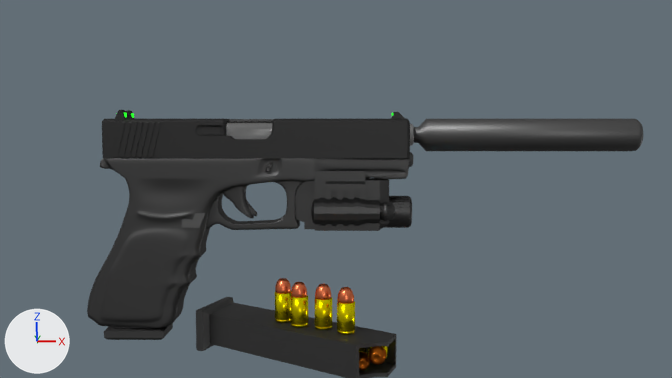
Before and after pictures for a commit that changed the Blender file blender/glock18.blend.
Both versions are drawn from the file's camera 'Camera'. The axes (+X, +Y, +Z) are drawn at lower left. The lights are the same throughout.
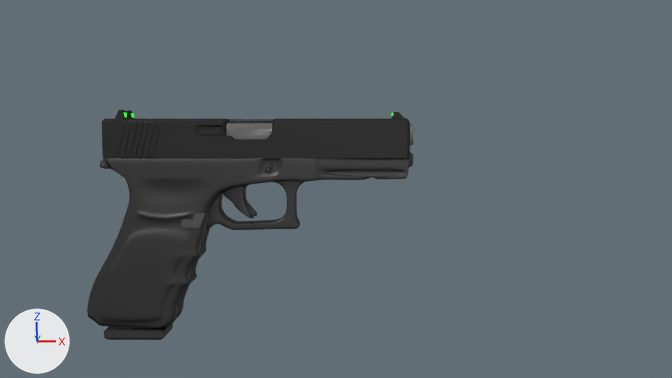
Edits to the bpy script that builds the scene:
```text
Remove ob_cylinder_002:
    ob_cylinder_002 = bpy.data.objects.new('Cylinder.002', me_cylinder_009)
    ob_cylinder_002.location = (1.341, 0.0, 1.716)
    ob_cylinder_002.rotation_euler = (0.0, 1.571, 0.0)  # degrees (0, 90, 0)
    ob_cylinder_002.scale = (0.079, 0.079, 0.079)
Remove ob_cube_005:
    ob_cube_005 = bpy.data.objects.new('Cube.005', me_cube_009)
    ob_cube_005.location = (0.636, -0.003, 1.021)
    ob_cube_005.scale = (0.249, 0.158, 0.249)
Remove ob_cylinder_010:
    ob_cylinder_010 = bpy.data.objects.new('Cylinder.010', me_cylinder_016)
    ob_cylinder_010.location = (0.699, -1.264, 0.229)
    ob_cylinder_010.scale = (-0.0765, -0.0765, -0.0765)
Remove ob_cylinder_011:
    ob_cylinder_011 = bpy.data.objects.new('Cylinder.011', me_cylinder_017)
    ob_cylinder_011.location = (0.697, -1.265, 0.367)
    ob_cylinder_011.scale = (0.0706, 0.0706, 0.0706)
Remove ob_cube_007:
    ob_cube_007 = bpy.data.objects.new('Cube.007', me_cube_011)
    ob_cube_007.location = (-0.389, -0.507, -0.102)
    ob_cube_007.rotation_euler = (-1.571, 0.0, -1.891)  # degrees (-90, 0, -108)
    ob_cube_007.scale = (0.143, 0.143, 0.143)
Remove ob_cylinder_005:
    ob_cylinder_005 = bpy.data.objects.new('Cylinder.005', me_cylinder_018)
    ob_cylinder_005.location = (0.963, -1.468, -0.061)
    ob_cylinder_005.rotation_euler = (-1.571, 0.0, -3.238)  # degrees (-90, 0, -186)
    ob_cylinder_005.scale = (-0.0777, -0.0777, -0.0777)
Remove ob_cylinder_006:
    ob_cylinder_006 = bpy.data.objects.new('Cylinder.006', me_cylinder_019)
    ob_cylinder_006.location = (0.664, -1.44, -0.066)
    ob_cylinder_006.rotation_euler = (-1.571, 0.0, -3.462)  # degrees (-90, 0, -198)
    ob_cylinder_006.scale = (0.0706, 0.0706, 0.0706)
Remove ob_cylinder_007:
    ob_cylinder_007 = bpy.data.objects.new('Cylinder.007', me_cylinder_020)
    ob_cylinder_007.location = (0.503, -1.127, 0.229)
    ob_cylinder_007.scale = (-0.0765, -0.0765, -0.0765)
Remove ob_cylinder_008:
    ob_cylinder_008 = bpy.data.objects.new('Cylinder.008', me_cylinder_021)
    ob_cylinder_008.location = (0.5, -1.128, 0.367)
    ob_cylinder_008.scale = (0.0706, 0.0706, 0.0706)
Remove ob_cylinder_012:
    ob_cylinder_012 = bpy.data.objects.new('Cylinder.012', me_cylinder_022)
    ob_cylinder_012.location = (0.289, -1.05, 0.229)
    ob_cylinder_012.scale = (-0.0765, -0.0765, -0.0765)
Remove ob_cylinder_013:
    ob_cylinder_013 = bpy.data.objects.new('Cylinder.013', me_cylinder_023)
    ob_cylinder_013.location = (0.287, -1.051, 0.367)
    ob_cylinder_013.scale = (0.0706, 0.0706, 0.0706)
Remove ob_cylinder_014:
    ob_cylinder_014 = bpy.data.objects.new('Cylinder.014', me_cylinder_024)
    ob_cylinder_014.location = (0.133, -0.891, 0.229)
    ob_cylinder_014.scale = (-0.0765, -0.0765, -0.0765)
Remove ob_cylinder_015:
    ob_cylinder_015 = bpy.data.objects.new('Cylinder.015', me_cylinder_025)
    ob_cylinder_015.location = (0.131, -0.892, 0.367)
    ob_cylinder_015.scale = (0.0706, 0.0706, 0.0706)
```

Location of each change, (x1, y1, x2, y2) in pixels of the pictures (672 x 378 px):
'Cube.007', deleted
    before: (196, 297, 396, 378)
'Cylinder.002', deleted
    before: (414, 119, 643, 151)
'Cube.005', deleted
    before: (295, 171, 412, 231)
'Cylinder.010', deleted
    before: (337, 301, 355, 334)
'Cylinder.007', deleted
    before: (315, 297, 332, 329)
'Cylinder.012', deleted
    before: (291, 295, 308, 327)
'Cylinder.014', deleted
    before: (275, 293, 291, 322)
'Cylinder.006', deleted
    before: (359, 346, 387, 370)
'Cylinder.011', deleted
    before: (337, 287, 354, 304)
'Cylinder.008', deleted
    before: (315, 284, 331, 300)
'Cylinder.013', deleted
    before: (291, 282, 307, 298)
'Cylinder.015', deleted
    before: (275, 278, 291, 294)
'Cylinder.005', deleted
    before: (359, 346, 388, 357)
